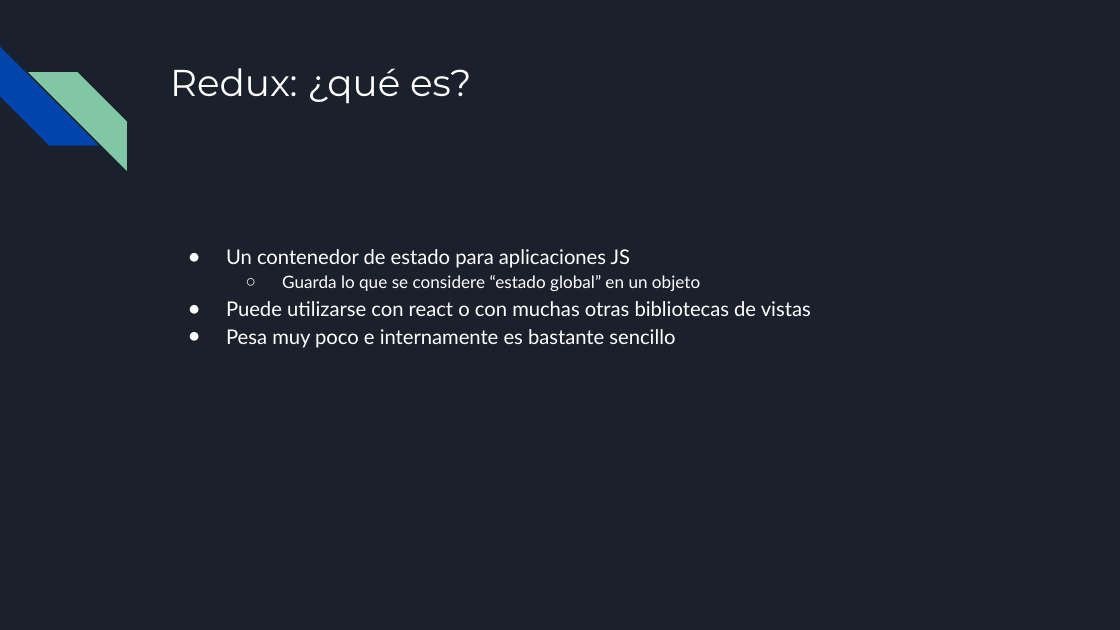
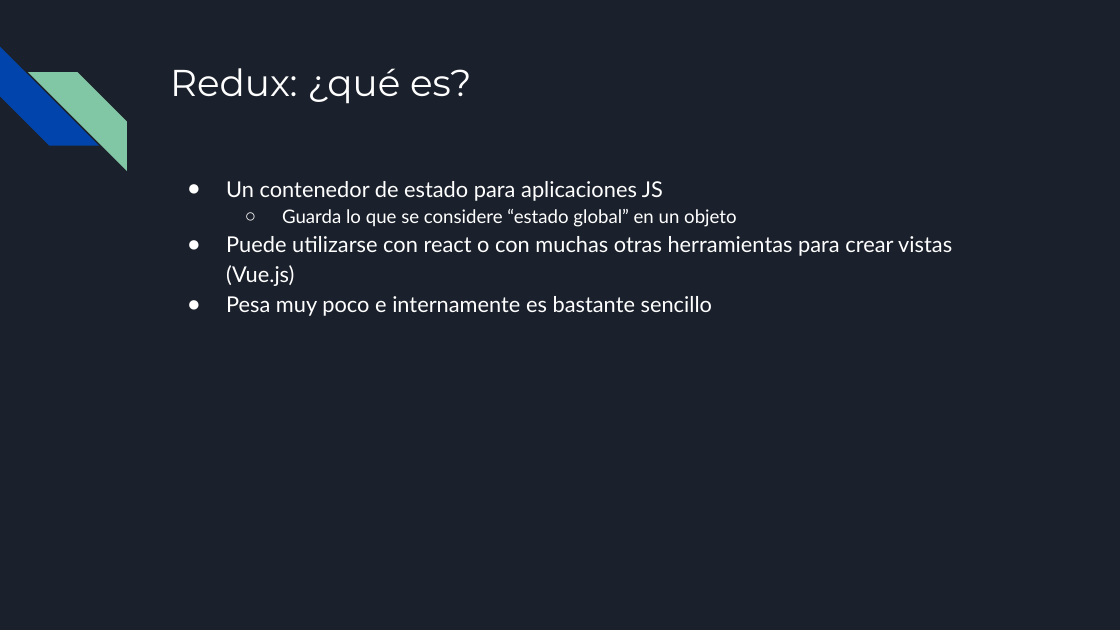
Before and after one commit to francisco-pinchentti/react-basics, a slide deck: slide 17 of docs/React.odp. Drawn at 1120x630 pixels with LibreOffice and Linux fonts; fonts in the diff are those of the drawing. Boxes give left, top, right and bottom in pixels: in the first picture for what was removed or moved away, otherwise in the second. Text is boxed around its words. In the diff, an @@ line names an element or a change of style, - is before the commit and + after.

```diff
--- a/docs/React.odp
+++ b/docs/React.odp
@@ text "Un contenedor de estado para ...": place and size @@
-text "Un contenedor de estado para ..." at box(226, 249, 811, 348)
+text "Un contenedor de estado para ..." at box(226, 181, 952, 316)
@@ text at box(226, 181, 736, 316): size 13 to 14 pt in "Un contenedor de estado para aplicaciones JS", "Pesa muy poco e internamente es bastante ..."; size 11 to 12 pt in "Guarda lo que se considere “estado global” ..."; indent changed @@
@@ text at box(226, 236, 952, 286): text changed; size 13 to 14 pt @@
-● Puede utilizarse con react o con muchas otras bibliotecas de vistas
+● Puede utilizarse con react o con muchas otras herramientas para crear vistas (Vue.js)
```
Also in this commit, not shown: 15 other slides changed, 7 slides added, 3 slides removed, 1 other file.
